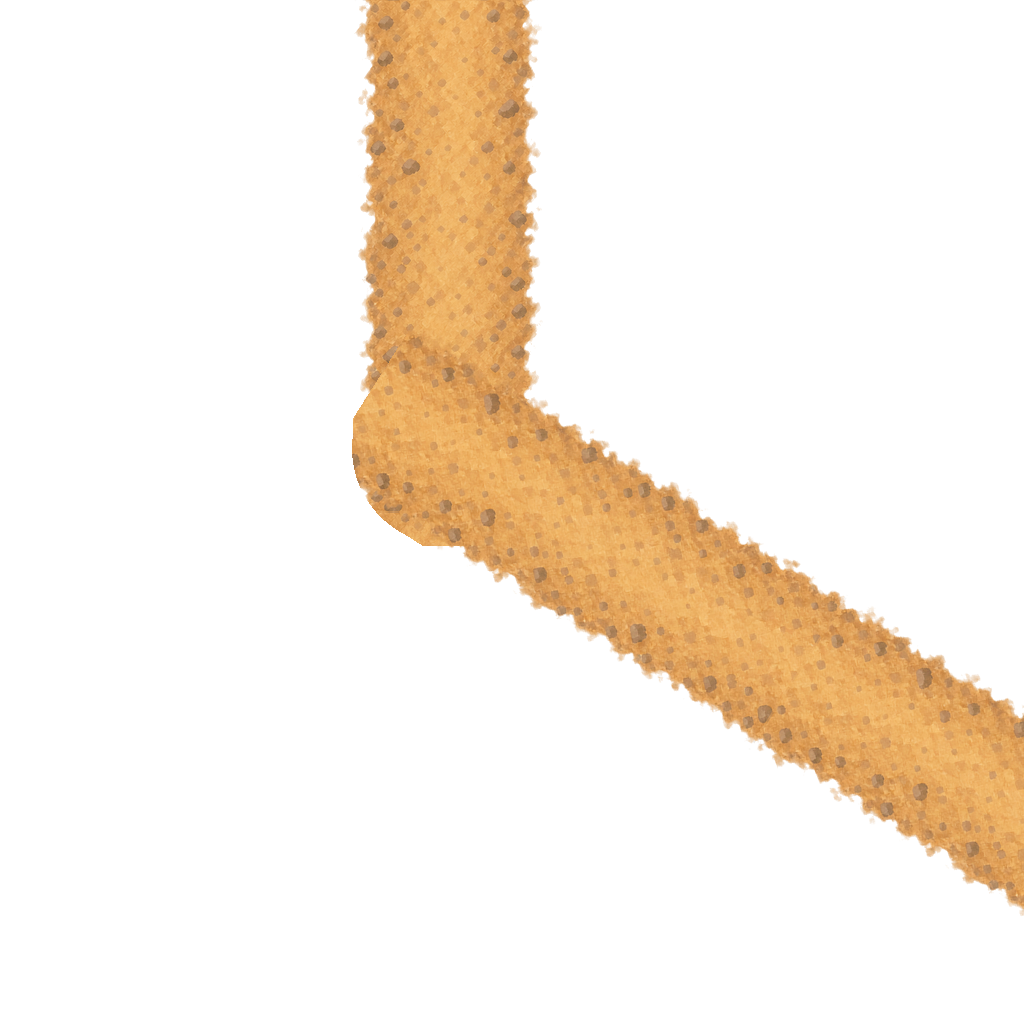
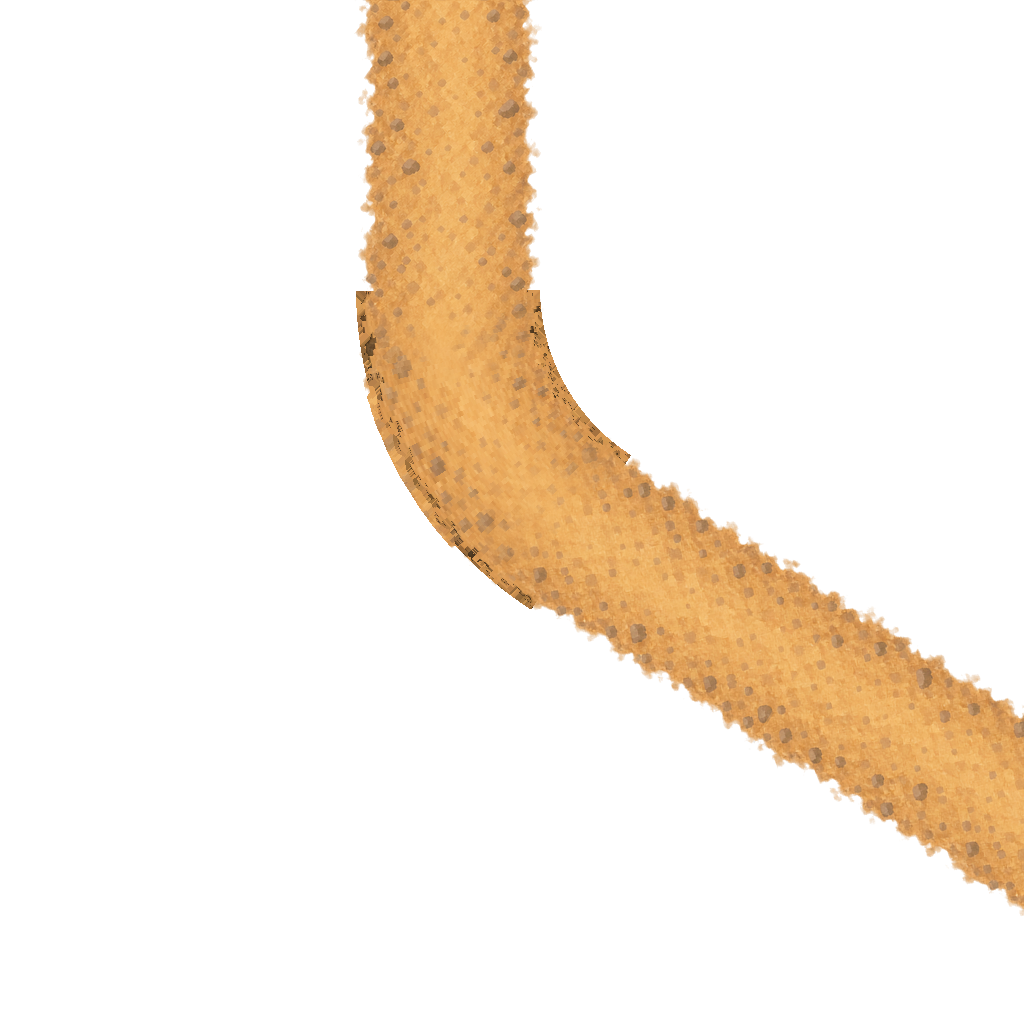
Layered file, before and after one edit (1024 x 1024). Changes by layer:
painted on "Stream-Laundry-Woodland junction" over [352, 290, 690, 609]
